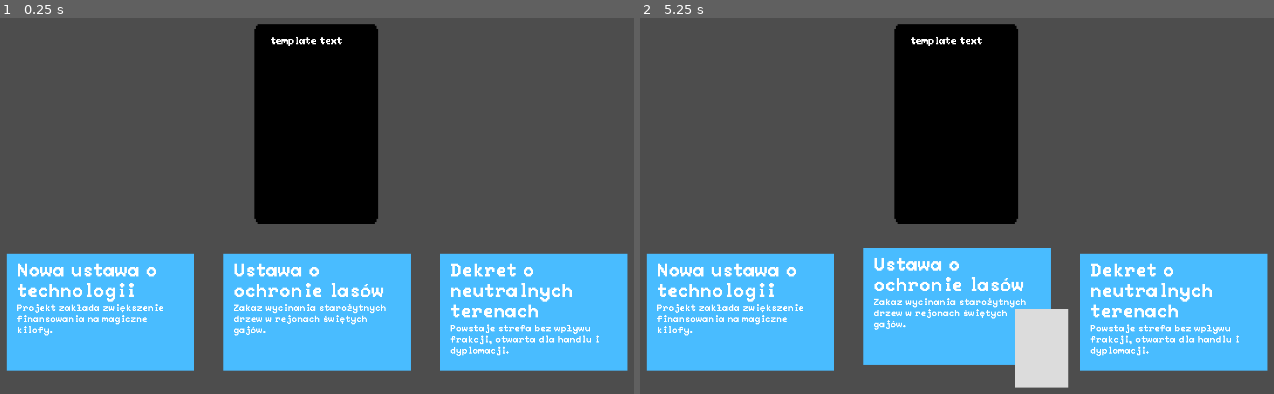
Above: before the commit, frames 1-2 (left to right).
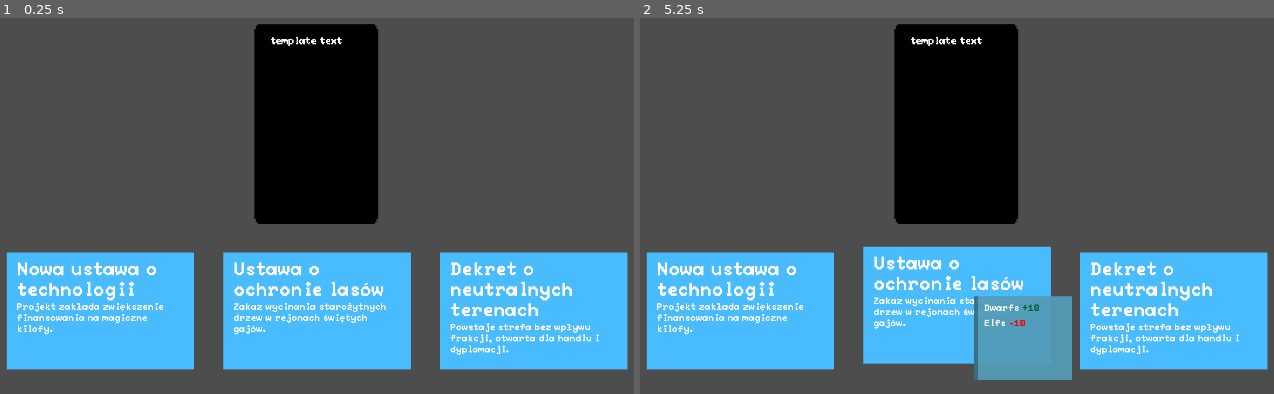
Above: after the commit, the same moments.

Repository: WhatYouFormaggiKindOfPizza/game
Game: Godot game, scene res://scenes/game.tscn
Two runs of this game, one before a commit and one after it. Both use one fixed random seed, a clock stepped at 60 frames per second and the inputs below. The engine's default icon, where the game draws it, is replaced by a stand-in: a white triangle on a blue panel in a dark square.
Inputs (mouse positions are in pixels of both pictures, inside the frame that each line leads up to):
- Up to frame 1 (0.25 s): no input
- Up to frame 2 (5.25 s): click (741, 311) at 0.52 s; click (741, 311) at 1.27 s; click (741, 311) at 2.02 s; tap Enter at 2.75, 4.25 s; move the mouse to (1134, 153) at 2.77 s; tap Space at 3.5, 5 s; move the mouse to (798, 198) at 3.52 s; move the mouse to (1039, 78) at 4.27 s; move the mouse to (918, 266) at 5.02 s

The runs differ from the first frame. In frame 1, 3.7% of the frame differs, in the area x 0-100%, y 62-94%; in frame 2, 7.1%, in the area x 0-100%, y 60-99%.

Commit message:
Style tooltip

Diff:
--- a/scenes/game.tscn
+++ b/scenes/game.tscn
@@ -46,10 +46,13 @@
 
 [node name="PostsContainer" type="HBoxContainer" parent="."]
 unique_name_in_owner = true
+anchors_preset = 10
+anchor_right = 1.0
 offset_left = 148.0
-offset_top = 516.0
+offset_top = 514.0
 offset_right = 1208.0
-offset_bottom = 716.0
+offset_bottom = 714.0
+grow_horizontal = 2
 theme_override_constants/separation = 50
 
 [node name="ExamplePost2" parent="PostsContainer" instance=ExtResource("4_lbhrr")]
--- a/scenes/post.tscn
+++ b/scenes/post.tscn
@@ -1,31 +1,35 @@
-[gd_scene load_steps=5 format=3 uid="uid://b5qlpe8xpnqn"]
+[gd_scene load_steps=4 format=3 uid="uid://b5qlpe8xpnqn"]
 
 [ext_resource type="Script" uid="uid://dvs4jdoyar4pt" path="res://scripts/post.gd" id="1_epv1v"]
-[ext_resource type="Texture2D" uid="uid://pmxs45i0iwy8" path="res://assets/icon.svg" id="2_7rr5g"]
-[ext_resource type="PackedScene" uid="uid://i76r7qv1bu3m" path="res://scenes/tooltip.tscn" id="2_88r67"]
+[ext_resource type="PackedScene" uid="uid://dxj1bp7ujexp8" path="res://scenes/tooltip.tscn" id="2_88r67"]
 [ext_resource type="PackedScene" uid="uid://bibasatxhl56l" path="res://scenes/pixel_label.tscn" id="2_ax5sd"]
 
 [node name="Post" type="Control"]
 custom_minimum_size = Vector2(320, 200)
 layout_direction = 2
 layout_mode = 3
-anchor_right = 0.241
-anchor_bottom = 0.367
-offset_left = -21.0
-offset_top = -1.0
-offset_right = -30.206
-offset_bottom = -82.856
+anchor_top = 0.003
+anchor_right = 0.234
+anchor_bottom = 0.003
+offset_top = -0.304
+offset_right = 0.355988
+offset_bottom = 199.696
 grow_horizontal = 2
 grow_vertical = 2
+size_flags_horizontal = 0
 script = ExtResource("1_epv1v")
+metadata/_edit_use_anchors_ = true
 
 [node name="PostTooltip" parent="." instance=ExtResource("2_88r67")]
 unique_name_in_owner = true
-layout_mode = 0
-offset_left = 259.0
-offset_top = 105.0
-offset_right = 350.0
-offset_bottom = 239.0
+layout_mode = 1
+anchor_left = 0.59025
+anchor_top = 0.425
+anchor_right = 1.112
+anchor_bottom = 1.14
+offset_left = 0.119995
+offset_right = 0.160004
+offset_bottom = -1.52588e-05
 
 [node name="Button" type="Button" parent="."]
 z_index = 10
@@ -33,7 +37,6 @@
 anchor_right = 1.0
 anchor_bottom = 1.0
 mouse_default_cursor_shape = 2
-icon = ExtResource("2_7rr5g")
 flat = true
 
 [node name="ColorRect" type="ColorRect" parent="Button"]
--- a/scenes/tooltip.tscn
+++ b/scenes/tooltip.tscn
@@ -1,15 +1,74 @@
-[gd_scene load_steps=3 format=3 uid="uid://i76r7qv1bu3m"]
+[gd_scene load_steps=4 format=3 uid="uid://dxj1bp7ujexp8"]
 
-[ext_resource type="Script" uid="uid://xpvq7pqj5a0d" path="res://scripts/tooltip.gd" id="1_7dicn"]
+[ext_resource type="Script" path="res://scripts/tooltip.gd" id="1_7dicn"]
+[ext_resource type="PackedScene" uid="uid://bibasatxhl56l" path="res://scenes/pixel_label.tscn" id="2_75wrl"]
 
 [sub_resource type="StyleBoxFlat" id="StyleBoxFlat_pvr4a"]
-bg_color = Color(0.860369, 0.860369, 0.860369, 1)
+bg_color = Color(0.858824, 0.858824, 0.858824, 0)
 border_color = Color(0.863412, 0.709695, 0.0658761, 1)
 
 [node name="Tooltip" type="PanelContainer"]
 z_index = 4096
-offset_right = 89.0
-offset_bottom = 109.0
+anchors_preset = -1
+anchor_right = 0.132996
+anchor_bottom = 0.219781
+offset_right = 0.327988
+offset_bottom = 0.207993
 mouse_filter = 2
 theme_override_styles/panel = SubResource("StyleBoxFlat_pvr4a")
 script = ExtResource("1_7dicn")
+metadata/_edit_use_anchors_ = true
+
+[node name="ColorRect" type="ColorRect" parent="."]
+layout_mode = 2
+color = Color(0.321569, 0.607843, 0.717647, 0.937255)
+
+[node name="ColorRect" type="ColorRect" parent="ColorRect"]
+layout_mode = 1
+anchors_preset = -1
+anchor_bottom = 1.00005
+offset_right = 7.0
+offset_bottom = -0.00500488
+color = Color(0, 0, 0, 0.282353)
+
+[node name="VBoxContainer" type="VBoxContainer" parent="ColorRect"]
+layout_mode = 1
+anchors_preset = -1
+anchor_left = 0.103989
+anchor_top = 0.0892485
+anchor_right = 0.103989
+anchor_bottom = 0.101083
+offset_left = 0.0739994
+offset_top = -0.0830021
+offset_right = 60.074
+offset_bottom = 39.917
+theme_override_constants/separation = 10
+metadata/_edit_use_anchors_ = true
+
+[node name="RelationChange" type="HBoxContainer" parent="ColorRect/VBoxContainer"]
+layout_mode = 2
+
+[node name="Name" parent="ColorRect/VBoxContainer/RelationChange" instance=ExtResource("2_75wrl")]
+layout_mode = 2
+text = "Dwarfs"
+color = null
+
+[node name="value" parent="ColorRect/VBoxContainer/RelationChange" instance=ExtResource("2_75wrl")]
+layout_mode = 2
+theme_override_colors/font_color = Color(0, 0.381366, 0.17521, 1)
+text = "+10"
+color = Color(0, 0.381366, 0.17521, 1)
+
+[node name="RelationChange2" type="HBoxContainer" parent="ColorRect/VBoxContainer"]
+layout_mode = 2
+
+[node name="Name" parent="ColorRect/VBoxContainer/RelationChange2" instance=ExtResource("2_75wrl")]
+layout_mode = 2
+text = "Elfs"
+color = null
+
+[node name="value" parent="ColorRect/VBoxContainer/RelationChange2" instance=ExtResource("2_75wrl")]
+layout_mode = 2
+theme_override_colors/font_color = Color(1, 0, 0, 1)
+text = "-10"
+color = Color(1, 0, 0, 1)
